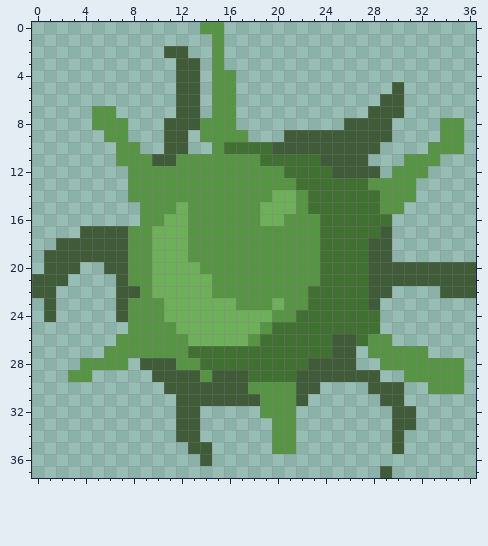
Edited in one commit: pixel-art sprite (GreedShooter/Assets/Client/Assets/Resources/Img/Ammo/MotherSlim.png). Above: the version before the commit.
The file is 37x38 pixels.
After:
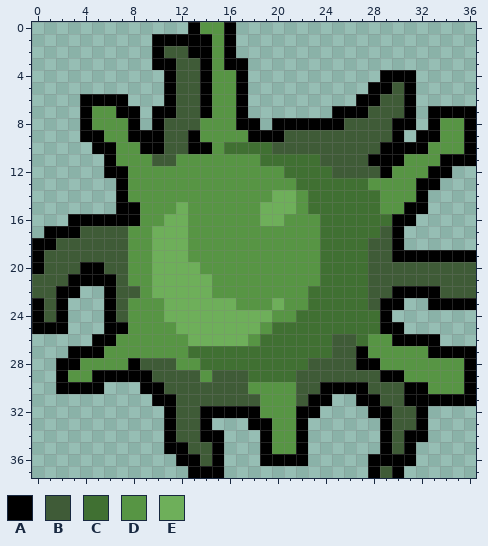
Palette (. is transparent): A #000000  B #3f5b37  C #407032  D #579544  E #6eaf5a
Edits made:
Changed rows in their new state; - is an unchanged pixel.
first column x 0:
 0 -------------A--A--------------------
 1 ----------AAAAA-A--------------------
 2 ----------A--AA-A--------------------
 3 ----------AA--A-AA-------------------
 4 -----------A--A--A-----------AAA-----
 5 -----------A--A--A----------AA-A-----
 6 ----AAAA---A--A--A---------AA--A-----
 7 ----A--AA-AA--A--A-------AAA---A-AAAA
 8 ----A---A-A------AA-AAAAAA----AA-A--A
 9 ----AA--AAA--A----AAA---------A-AA--A
10 -----AA--AA--AA--------------AAAA---A
11 ------A---------------------AAA---AAA
12 ------AA---------------------A---AA--
13 -------A------------------------AA---
14 -------A------------------------A----
15 -------AA----------------------AA----
16 ---AAAAAA---------------------AA-----
17 -AAA--------------------------A------
18 AA----------------------------A------
19 A-----------------------------AAAAAAA
20 A---AA-------------------------------
21 ---AAAA------------------------------
22 --AA--A-----------------------AAAA---
23 A-A---A----------------------AA--AAAA
24 A-A---A----------------------A-------
25 AAA---AA---------------------AA------
26 -----AA-----------------------AAAA---
27 ---AAA---------------------A-----AAAA
28 --AA----A------------------AA-------A
29 --A--AAAAA-------------------AA-----A
30 --AAAA---AA-------------AAAA---AA---A
31 ----------AA-----------AA--AA--AAAAAA
32 -----------A--AAAAA---AA----AA--A----
33 -----------A--A---AA--A------A--A----
34 -----------A--AA---A--A------A-AA----
35 -----------AA--A---A--A------A-A-----
36 ------------AA-A---AAAA-----AAAA-----
37 -------------AAA------------A-A------
Changed places in both pictures, as pixel boxes (x1, y1, x2, y2):
added: (32, 22, 476, 478)
